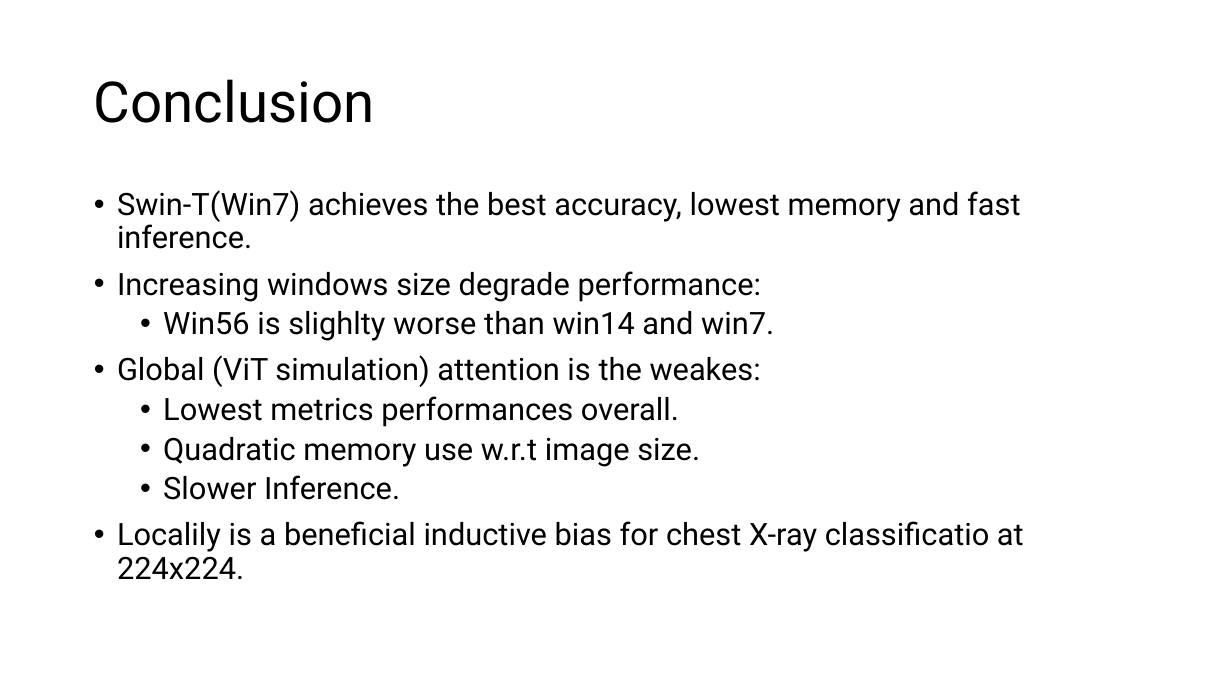
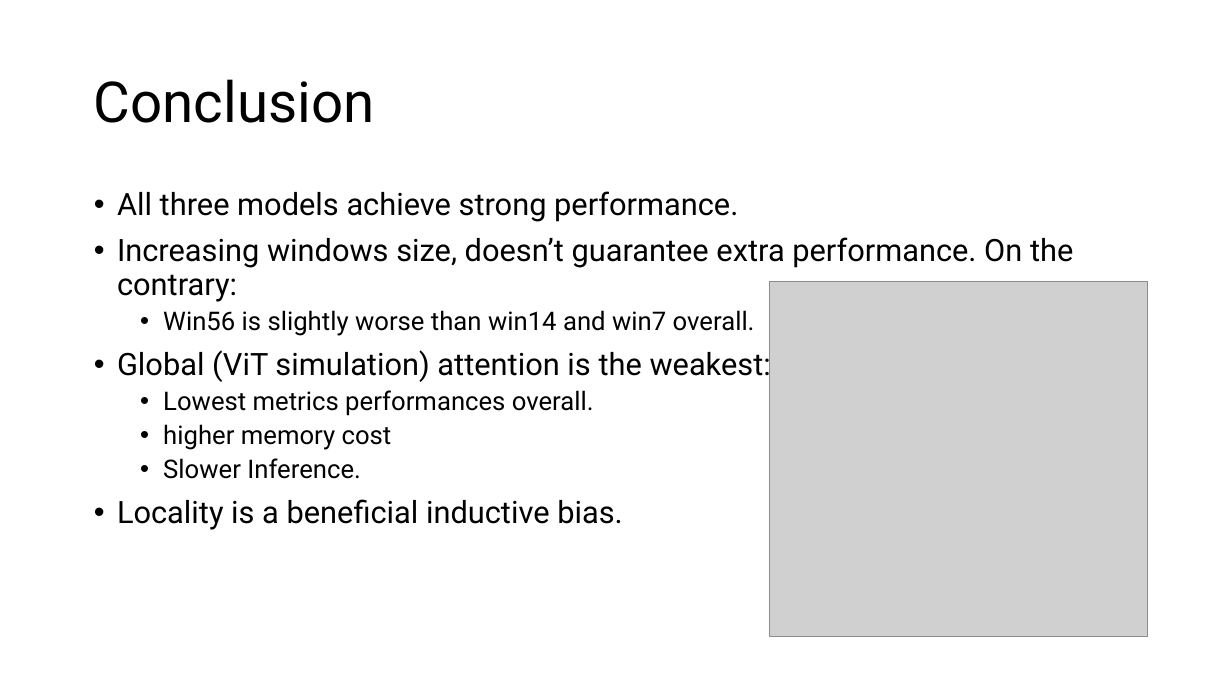
Before and after one commit to ma3ti/Swin-transformer-ChestXray, a slide deck: slide 19 of Swin.pptx (slide 20 before the commit). Drawn at 1232x693 pixels with LibreOffice and Linux fonts; fonts in the diff are those of the drawing; grey boxes stand for pictures. Boxes give left, top, right and bottom in pixels: in the first picture for what was removed or moved away, otherwise in the second. Text is boxed around its words. In the diff, an @@ line names an element or a change of style, - is before the commit and + after.

```diff
--- a/Swin.pptx
+++ b/Swin.pptx
@@ text at (117,191,1073,383): text changed @@
-• Swin-T(Win7) achieves the best accuracy, lowest memory and fast inference.
-• Increasing windows size degrade performance:
-  • Win56 is slighlty worse than win14 and win7.
-• Global (ViT simulation) attention is the weakes:
+• All three models achieve strong performance.
+• Increasing windows size, doesn’t guarantee extra performance. On the contrary:
+  • Win56 is slightly worse than win14 and win7 overall.
+• Global (ViT simulation) attention is the weakest:
@@ picture added at (770,282,1148,637) @@
@@ text at (163,390,594,479): size 24 to 20 pt in "Lowest metrics performances overall.", "Slower Inference." @@
@@ text at (163,424,392,450): text changed; size 24 to 20 pt @@
-  • Quadratic memory use w.r.t image size.
+  • higher memory cost
@@ text at (117,499,623,530): text changed @@
-• Localily is a beneficial inductive bias for chest X-ray classificatio at 224x224.
+• Locality is a beneficial inductive bias.
```
Also in this commit, not shown: 7 other slides changed, 3 slides added, 3 slides removed, 1 other file.
